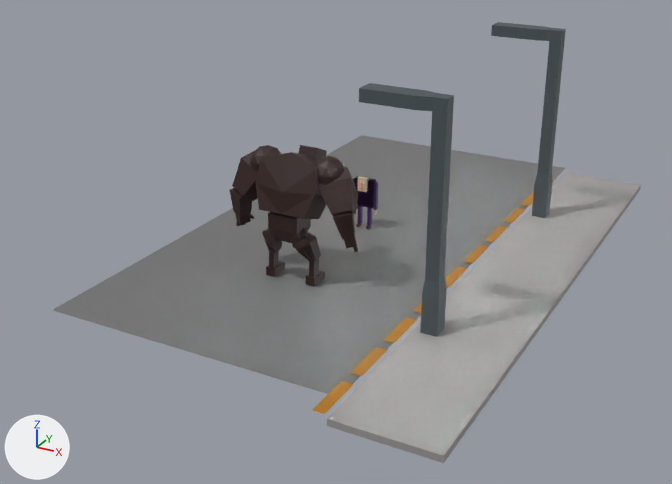
Renders of the Blender file OldManScene.blend from each side of a commit.
Both versions are drawn from a camera (50 mm lens) standing at (27.6, -54.3, 25.4) and looking at (0.7, -5.5, 1.0). The lights are fixed; the arrows at lower left show +X, +Y and +Z.
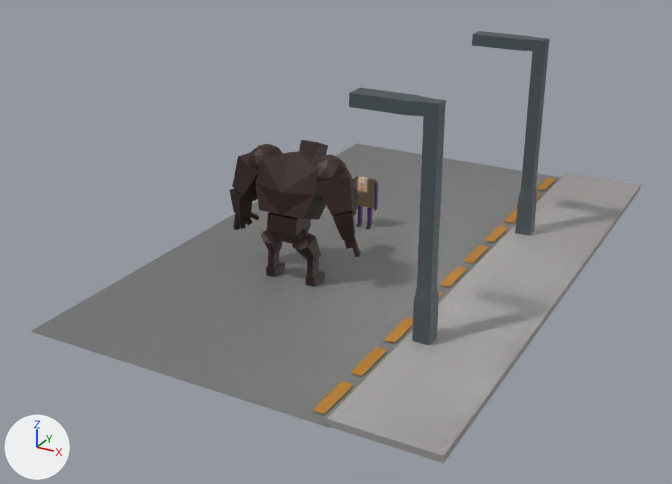
The change in detail:
me_cube_029 has 12 vertices, 10 faces and spans x -1.58..1.27, y -1.71..1.27, z -1.0..1.0.
me_cube_029 is used by ob_cube_021; location (-3.03, -9.13, 6.0); rotation (-5.661, -0.26, -3.538), in degrees (-324, -15, -203); scale (0.73, -0.569, 1.3).
Part 1, on me_cube_029:
Vertex 8 of me_cube_029 moves from (-1.58, -1.68, 0.4) to (-1.58, -2.2, 0.4) at pixel (257, 172).
Vertex 11 of me_cube_029 moves from (1.27, -1.71, 0.36) at pixel (241, 157) to (1.27, -2.24, 0.36) at pixel (237, 156).
Object 'Cube.016' (ob_cube_016) moves from (-0.03, -10.02, 3.69) to (-0.03, -10.02, 3.67).
Object 'Cube.017' (ob_cube_017) moves from (-0.49, -9.36, -2.38) to (-0.24, -9.36, -2.9).
Object 'Cube.017' (ob_cube_017) is rescaled from (0.165, 0.297, 0.628) to (0.199, 0.357, 0.755).
Object 'Cube.018' (ob_cube_018) moves from (0.41, -5.91, 0.37) to (0.41, -5.91, 0.35).
Object 'Cube.019' (ob_cube_019) moves from (-0.03, -9.48, 5.82) to (-0.03, -9.48, 5.8).
Object 'Cube.015' (ob_cube_015) moves from (0.08, -7.69, -1.32) to (0.08, -7.69, -1.35).
Object 'Cube.020' (ob_cube_020) moves from (-0.04, -7.27, 7.15) to (-0.04, -7.13, 7.45).
Object 'Cube.021' (ob_cube_021) moves from (-3.03, -9.13, 6.0) to (-3.03, -9.13, 5.98).
Object 'Cube.027' (ob_cube_027) moves from (-4.13, -9.42, 3.04) to (-4.2, -9.51, 2.98).
Object 'Cube.027' (ob_cube_027) is rescaled from (0.0939, -0.114, 0.294) to (0.134, -0.162, 0.42).
Object 'Cube.028' (ob_cube_028) moves from (-3.58, -9.14, 3.33) to (-3.45, -9.11, 3.39).
Object 'Cube.028' (ob_cube_028) is rescaled from (0.104, -0.0823, 0.16) to (0.148, -0.118, 0.229).
Object 'Icosphere.001' (ob_icosphere_001) moves from (-2.18, -8.99, 7.03) to (-2.18, -8.99, 7.0).
Object 'Icosphere.001' (ob_icosphere_001) is rescaled from (1.06, 1.06, 1.06) to (1.17, 1.17, 1.17).
Object 'Plane' (ob_plane) moves from (-0.69, -0.36, -0.1) to (0.14, -2.87, -0.07).
Object 'Plane.002' (ob_plane_002) moves from (11.35, -9.96, 0.52) to (11.35, -11.02, 0.52).
Object 'Plane.003' (ob_plane_003) moves from (11.35, 9.42, 0.52) to (11.35, 5.84, 0.52).

Boxes (x1, y1, x2, y2) around the edits, measured in the pictures (672 x 484 px; the box of a moved part takes in the faces that stretch with it):
'Plane', moved: before (53, 135, 566, 394); after (30, 144, 561, 428)
'Plane.002', moved: before (359, 83, 454, 337); after (349, 87, 446, 345)
'Plane.003', moved: before (491, 22, 566, 218); after (472, 31, 549, 236)
'Cube.019', moved: before (255, 152, 327, 219); after (255, 151, 326, 220)
'Cube.021', reshaped, moved: before (232, 151, 358, 215); after (232, 152, 358, 216)
'Icosphere.001', moved, rescaled: before (250, 145, 345, 185); after (249, 144, 347, 181)
'Cube.016', moved: before (268, 212, 311, 243); after (267, 212, 311, 244)
'Cube.023', moved: (230, 188, 355, 240) in both
'Cube.015', moved: before (262, 228, 321, 262); after (261, 229, 321, 262)
'Cube.020', moved: before (299, 145, 327, 160); after (299, 140, 328, 157)
'Cube.017', moved, rescaled (7% taller): before (269, 249, 319, 277); after (268, 248, 319, 278)
'Cube.018', moved: before (266, 261, 325, 286); after (266, 262, 325, 287)
'Cube.024', moved: before (235, 213, 357, 249); after (236, 214, 356, 249)
'Icosphere', moved: (269, 228, 308, 244) in both
'Cube.027', moved, rescaled: before (236, 221, 358, 252); after (233, 214, 360, 257)
'Cube.028', moved, rescaled: before (250, 214, 255, 219); after (250, 212, 259, 220)
'Cube.025', moved (not visible before): after (240, 224, 361, 253)
'Cube.026', moved (not visible before): after (247, 221, 358, 246)
part 1 of me_cube_029, moved or reshaped: before (233, 151, 358, 214); after (233, 152, 358, 215)
